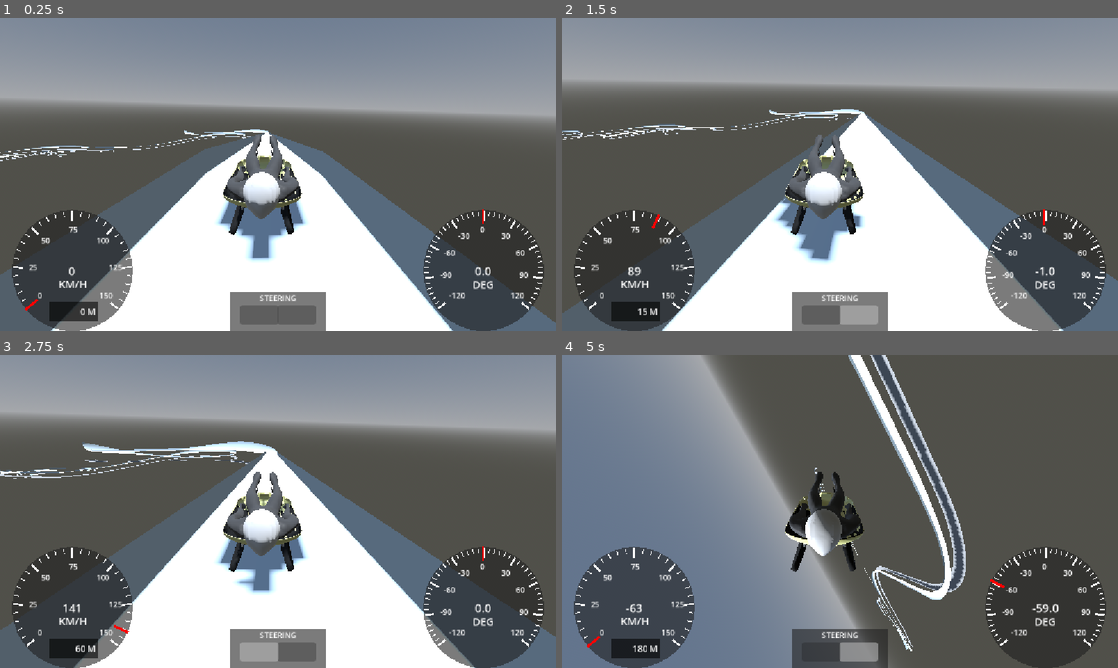
Above: before the commit, frames 1-4 (two rows, left to right).
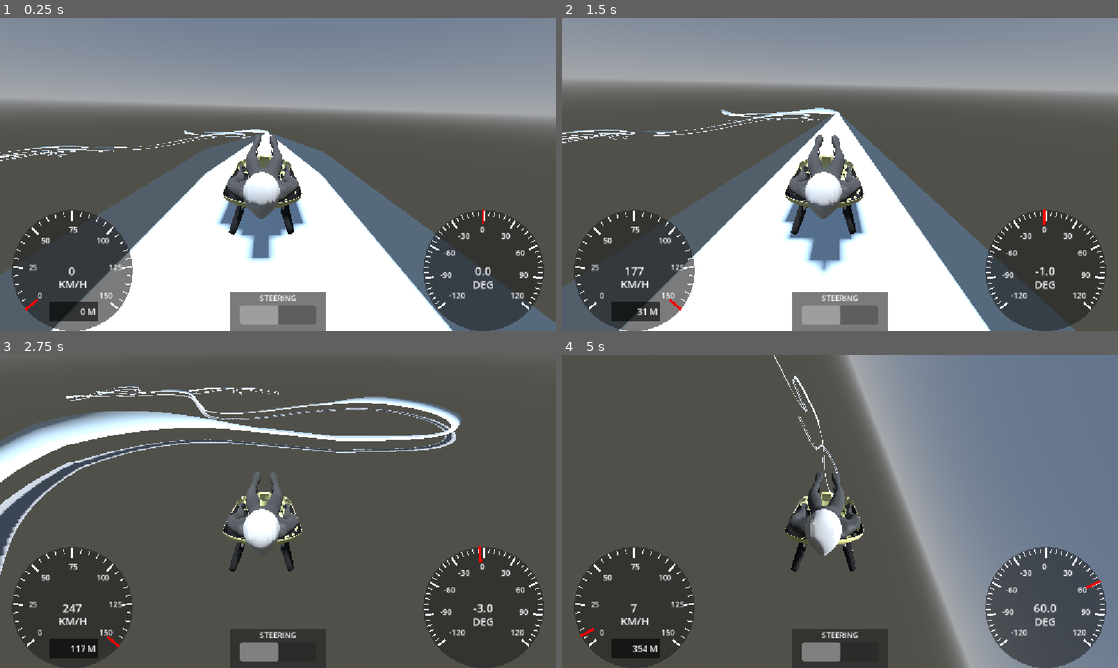
Above: after the commit, the same moments.

Repository: ArijaK/luge_vr
Game: Godot game, scene res://scenes/main/main.tscn
The game is run twice, just before and just after one commit, with the same random seed, the same clock (stepped at 60 frames per second) and the same inputs.
Inputs:
- Up to frame 1 (0.25 s): no input
- Up to frame 2 (1.5 s): tap Enter (ui_accept) at 0.5, 0.6, 0.77, 1.07, 1.35 s; hold D (steer_right) 0.53-1.28 s; hold Left (steer_left) from 1.28 s (still down)
- Up to frame 3 (2.75 s): tap Enter (ui_accept) at 1.52, 1.82, 2.1 s; release Left (steer_left) at 2.03 s; hold D (steer_right) from 2.03 s (still down)
- Up to frame 4 (5 s): tap Enter (ui_accept) at 2.85, 3.02, 3.32, 3.6, 3.77, 4.07, 4.35, 4.52, 4.82 s; release D (steer_right) at 3.53 s; hold Left (steer_left) from 3.53 s (still down)

The runs differ from the first frame. In frame 1, 0.4% of the frame differs, in the area x 8-51%, y 41-98%; in frame 2, 18%; in frame 3, 60%; in frame 4, 83%, in the area x 0-100%, y 0-100%.

Commit message:
File input cleanup

Diff:
--- a/vr/scenes/player/sled.gd
+++ b/vr/scenes/player/sled.gd
@@ -10,6 +10,7 @@
 signal steering_signal(strength: float)
 
 @export var max_steer_force = 100
+@export var preload_input = true
 
 ### FILE READING FUNCS
 var current_time = 0
@@ -20,6 +21,7 @@
 
 ## Data to save to a file
 var params = []
+var poses = []
 ## Func to save to a file
 func _notification(what: int) -> void:
 	if what == NOTIFICATION_EXIT_TREE or what == NOTIFICATION_WM_CLOSE_REQUEST:
@@ -54,13 +56,14 @@
 # NOTE: To imitate initial pushing
 func apply_pushing():
 	if Input.is_action_just_pressed("ui_accept"):
-		linear_velocity.z += -5.0
+		linear_velocity.z += -10.0
 
 func apply_steering() -> float:
 	# NOTE: Currently happen to be inverse (you use left to steer right and vice versa), but I guess this is how it is supposed to be?
 	# UP - pa labi - kreisais
 	# DOWN - pa kreisi - labais
-	var steer_input = Input.get_axis("steer_left", "steer_right") + Input.get_axis("steer_left_second", "steer_right_second")
+	#var steer_input = Input.get_axis("steer_right", "steer_left") + Input.get_axis("steer_left_second", "steer_right_second")
+	var steer_input = Input.get_axis("steer_left", "steer_right") + Input.get_axis("steer_right_second", "steer_left_second")
 	var steer_force = steer_input * max_steer_force
 
 	# Linear movement (sideways)
@@ -75,7 +78,17 @@
 var timestamp = 0
 var distance = 0
 func _physics_process(delta: float) -> void:
-	var steer_input = apply_steering()
+	var steer_input = 0.0
+	if not preload_input:
+		steer_input = apply_steering()
+	else:
+		## FILE INPUT CASE - v_fin multiply with max_force
+		var game_time = (Time.get_ticks_msec() / 1000.0) - current_time
+		var v = find_input(game_time)
+		var v_norm = (v - v_min) / float(v_max - v_min)
+		var v_fin = (v_norm * 2.0) - 1.0
+		steer_input = v_fin * max_steer_force
+
 	apply_pushing()
 
 	distance += linear_velocity.length() * delta
@@ -96,38 +109,28 @@
 	angle_signal.emit(rotation_degrees.x)
 	distance_signal.emit(int(distance))
 
-	## FILE INPUT CASE - v_fin multiply with max_force
-	#var game_time = (Time.get_ticks_msec() / 1000.0) - current_time
-	#var v = find_input(game_time)
-	#var v_norm = (v - v_min) / float(v_max - v_min)
-	#var v_fin = (v_norm * 2.0) - 1.0
 
 func _ready() -> void:
-	pass
+	if preload_input:
+		## TODO: FILE INPUT, must make a flag to pick which one to use
+		var cfg = FileUtils.load_config("res://config.cfg")
+		## NOTE: Currently expects already sorted data
+		var input_path = cfg.get_value("player", "input_path")
+		var input_file = FileAccess.open(input_path, FileAccess.READ)
 
-	## TODO: FILE INPUT, must make a flag to pick which one to use
-	#var cfg = FileUtils.load_config("res://config.cfg")
-	## NOTE: Currently expects already sorted data
-	#var input_path = cfg.get_value("player", "input_path")
-	#var input_file = FileAccess.open(input_path, FileAccess.READ)
-	#
-	#if input_file == null:
-		#push_error("Cannot open file " + input_path)
-		#return
-	#
-	#parse_txt(input_file)
-	## TODO: Check if I need it.
-	#input_file.close()
-	#
-	#current_time = Time.get_ticks_msec() / 1000.0
+		if input_file == null:
+			push_error("Cannot open file " + input_path)
+			return
 
-## NOTE: Quick way to check speeds
-#func _process(delta: float) -> void:
-	#print((linear_velocity.z*3600)/1000)
+		parse_txt(input_file)
+		# TODO: Check if I need it.
+		input_file.close()
+
+		current_time = Time.get_ticks_msec() / 1000.0
 
 ## Adjust physics for sleds - make collisions less dramatic
 func _integrate_forces(state: PhysicsDirectBodyState3D) -> void:
-	var lv = state.linear_velocity
+	#var lv = state.linear_velocity
 
 	for i in range(state.get_contact_count()):
 		# Makes collisions less dramatic
@@ -136,8 +139,8 @@
 
 		apply_central_impulse(-normal * impulse.length() * 0.2)
 
-		var tangent = lv.slide(normal)
-		apply_central_force(-tangent * 0.1)
+		var tangent = state.linear_velocity.slide(normal)
+		apply_central_force(-tangent * 0.2)
 
 ### MI random suggestions
 ##
